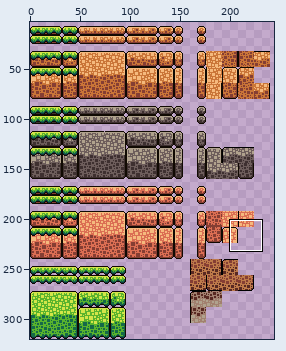
Sprite sheet, stored at assets/sprites/fourSeasonsPlatformer_ [tileset, version 2.0]/midground_/spring_.png. Above: a wide view before the commit, with the close-up outlined.
Close-up. Earlier state:
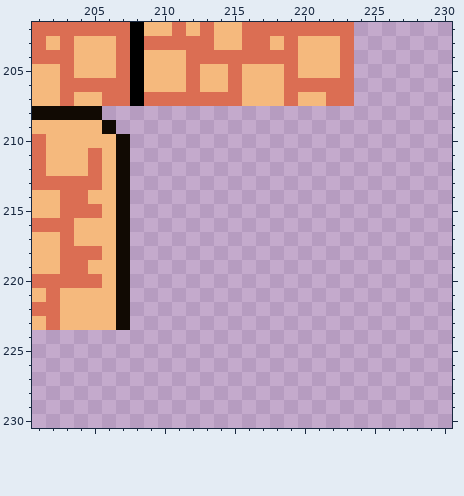
The file is 320x320 pixels. Shown: x 201..230, y 202..230. The wide view leaves out empty margins.
And afterwards:
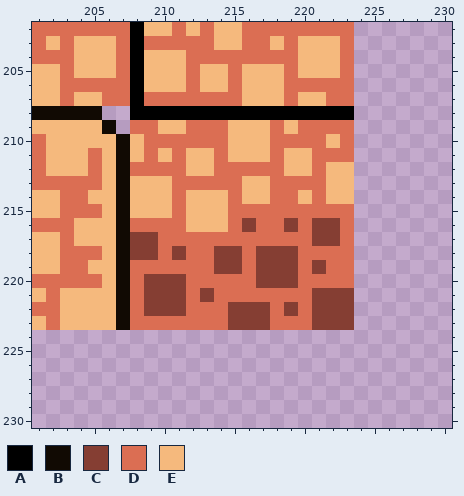
Palette (. is transparent): A #000000  B #110a03  C #853e33  D #db6e53  E #f5b97d
Change:
@@ x 206..225 @@
 207 DDADDDDDDDEEEDEEDD..
-208 ....................
-209 B...................
-210 EB..................
-211 EB..................
-212 EB..................
-213 EB..................
-214 EB..................
-215 EB..................
-216 EB..................
-217 EB..................
-218 EB..................
-219 EB..................
-220 EB..................
-221 EB..................
-222 EB..................
-223 EB..................
+208 ..AAAAAAAAAAAAAAAA..
+209 B.DDEEDDDEEEDEDDDD..
+210 EBEDDDDDDEEEDDDDED..
+211 EBEDEDEEDEEEDEEDDD..
+212 EBDDDDEEDDDDDEEDEE..
+213 EBEEEDDDDDEEDDDDEE..
+214 EBEEEDEEEDEEDDEDEE..
+215 EBEEEDEEEDDDDDDDDD..
+216 EBDDDDEEEDCDDCDCCD..
+217 EBCCDDDDDDDDDDDCCD..
+218 EBCCDCDDCCDCCCDDDD..
+219 EBDDDDDDCCDCCCDCDD..
+220 EBDCCCDDDDDCCCDDDD..
+221 EBDCCCDCDDDDDDDCCC..
+222 EBDCCCDDDCCCDCDCCC..
+223 EBDDDDDDDCCCDDDCCC..
 224 ....................
Changed places in both close-ups, as pixel boxes (x1, y1, x2, y2):
added: (130, 106, 354, 330)
